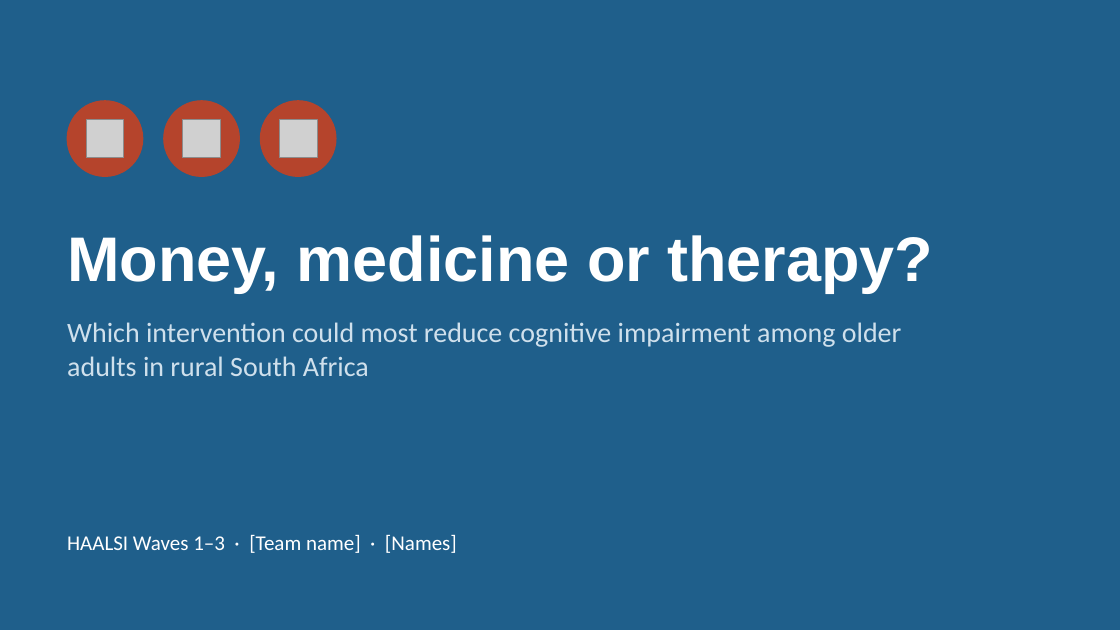
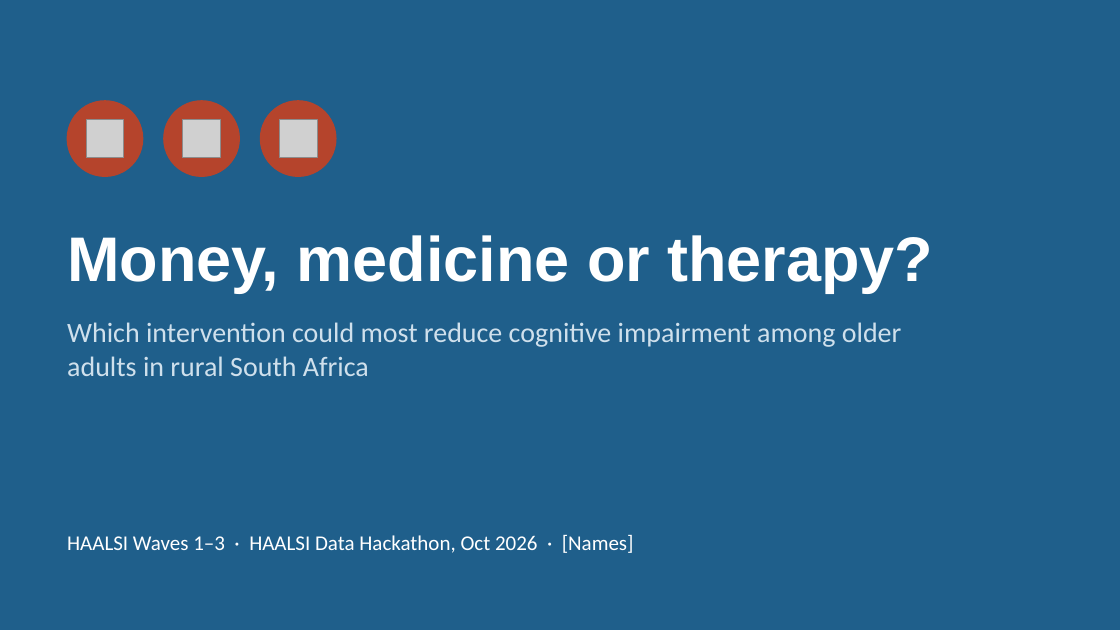
Before and after one commit to JoshuaYeung-CS/haalsi-cognition, a slide deck: slide 1 of slides/HAALSA_Q1_deck.pptx. Drawn at 1120x630 pixels with LibreOffice and Linux fonts; fonts in the diff are those of the drawing; grey boxes stand for pictures. Boxes give left, top, right and bottom in pixels: in the first picture for what was removed or moved away, otherwise in the second. Text is boxed around its words. In the diff, an @@ line names an element or a change of style, - is before the commit and + after.

Commit message:
Fill the title slide and clarify the README intro

```diff
--- a/slides/HAALSA_Q1_deck.pptx
+++ b/slides/HAALSA_Q1_deck.pptx
@@ text at (x1=67, y1=535, x2=634, y2=553): text changed @@
-HAALSI Waves 1–3 · [Team name] · [Names]
+HAALSI Waves 1–3 · HAALSI Data Hackathon, Oct 2026 · [Names]
```
Also in this commit, not shown: 1 other file.
